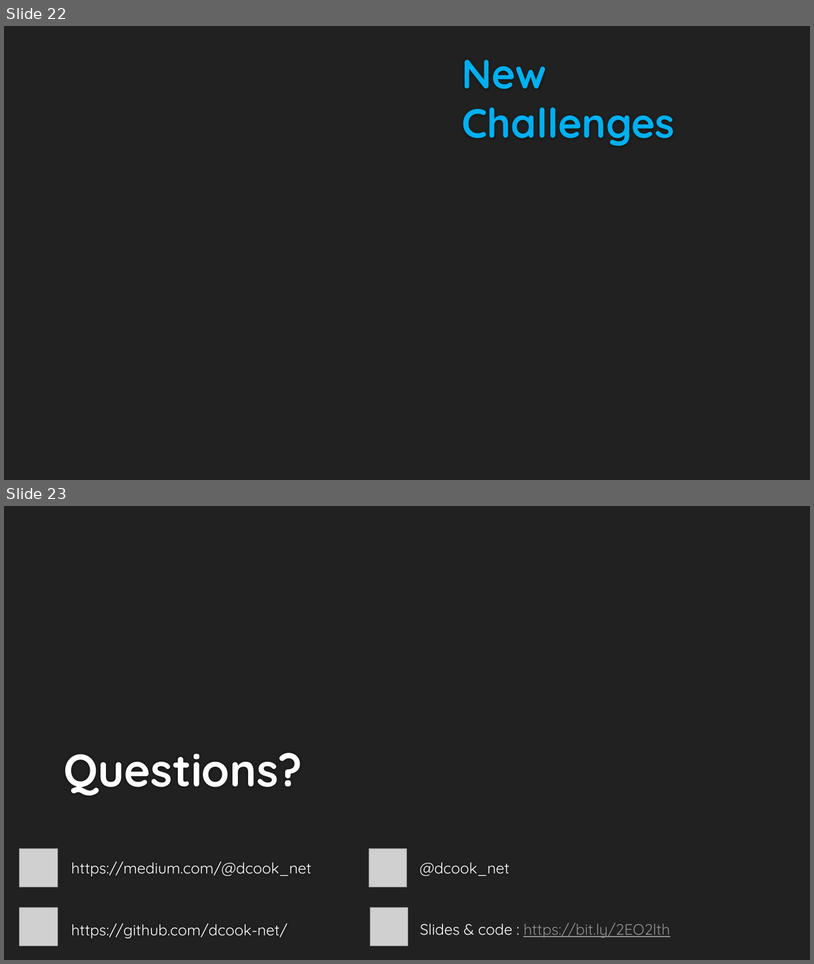
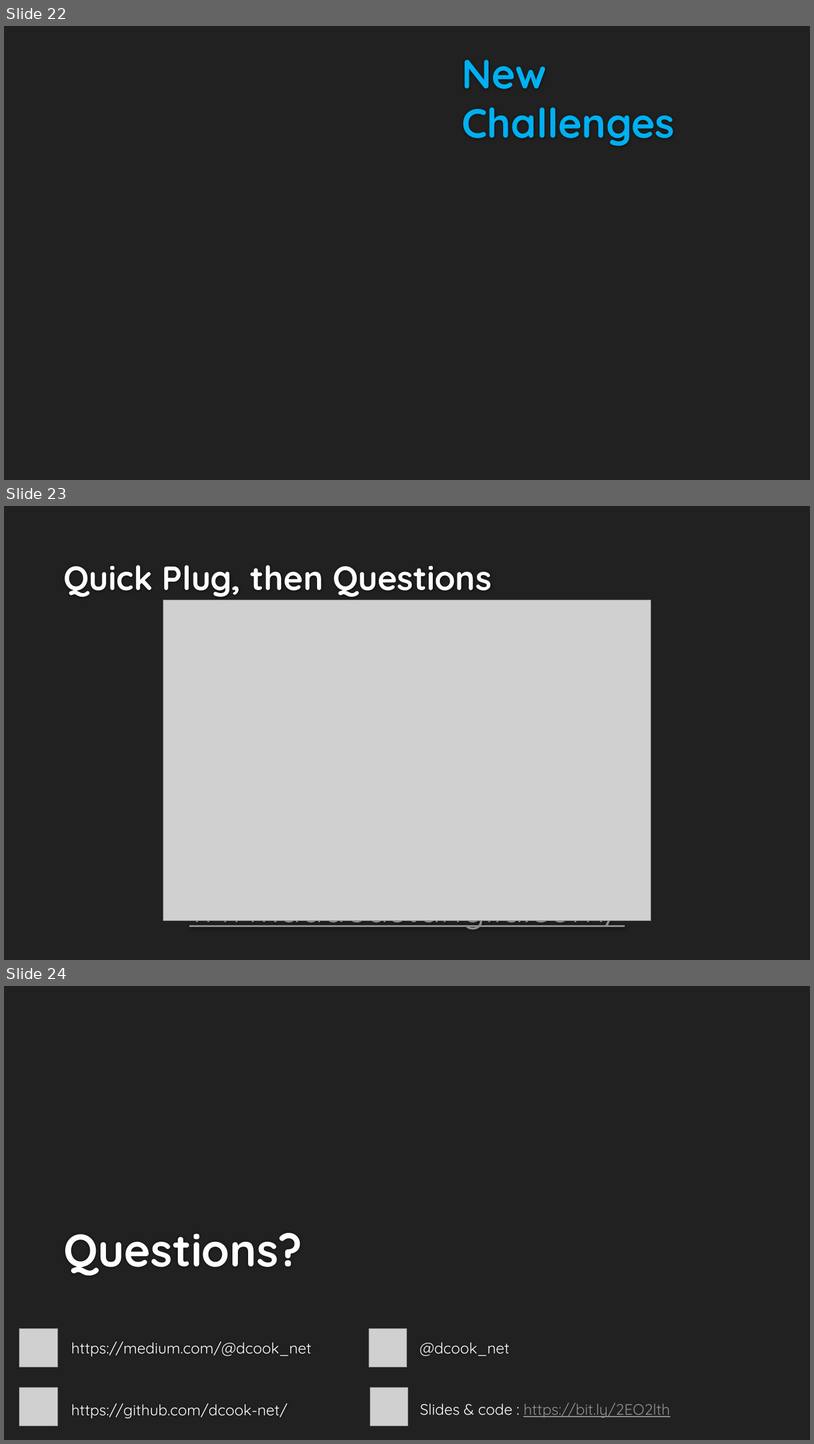
Before and after one commit to dcook-net/DockerisingDotNetAppsTalk, a slide deck: Dockerising .Net Applications v2.pptx. Shown one above the other, each under a label of ours: slides 22 and 23 before the commit, slides 22, 23 and 24 after it. The pictures are 814x964 and 814x1444 pixels, drawn with LibreOffice and Linux fonts; fonts in the diff are those of the drawing; grey boxes stand for pictures; background and template pictures are left out. Boxes give left, top, right and bottom in pixels: in the first picture for what was removed or moved away, otherwise in the second. Text is boxed around its words. In the diff, an @@ line names an element or a change of style, - is before the commit and + after.

```diff
--- a/Dockerising .Net Applications v2.pptx
+++ b/Dockerising .Net Applications v2.pptx
@@ slide 23 added at [4, 506, 810, 960], background #212121 @@
@@ title added at [63, 565, 492, 597], 40 pt, text #FEFEFE, bold @@
+Quick Plug, then Questions
@@ picture added at [164, 600, 651, 921] @@
@@ text added at [189, 920, 625, 932], 44 pt, text #8F8F8F, underline @@
+www.dddeastanglia.com/
@@ what was slide 23 is now slide 24 @@
```
Also in this commit, not shown: 3 slides changed, 9 slides removed, 1 other file.
